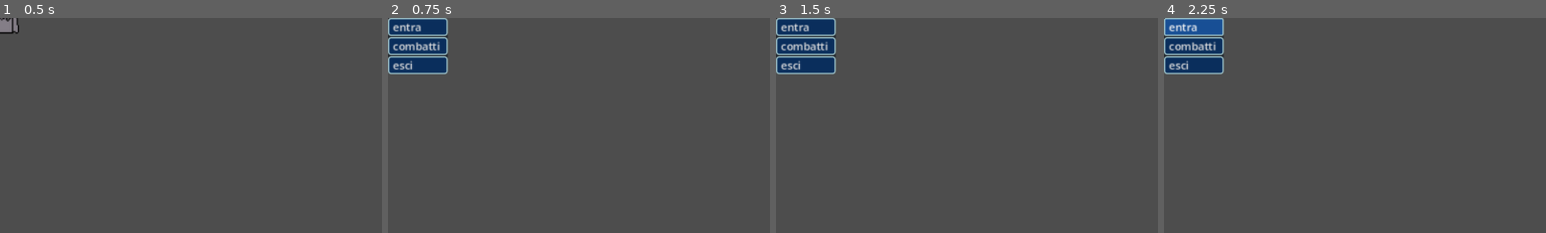
Above: before the commit, frames 1-4 (left to right).
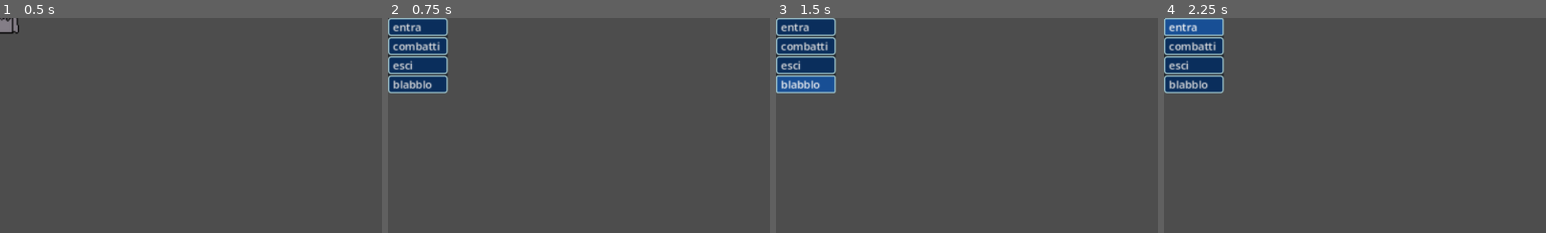
Above: after the commit, the same moments.

Repository: Fredo992/godot-project
Game: Godot game, scene res://scenes/map_object/fixed_nodes/castle_object.tscn
Two runs of this game, one before a commit and one after it. Both use one fixed random seed, a clock stepped at 60 frames per second and the inputs below. The project has no main scene, so this scene is started directly.
Inputs (mouse positions are % of the whole screen's width and height, from its top left):
- Up to frame 1 (0.5 s): no input
- Up to frame 2 (0.75 s): tap Enter at 0.5 s; drag from (0, 0) to (60, 28) at 0.52 s
- Up to frame 3 (1.5 s): click (4, 15) at 1.25 s, where only the run after the commit has a clickable "blabblo"
- Up to frame 4 (2.25 s): click "entra" at 2 s
The pictures show only the part of the screen within x 0-50%, y 0-50%; the shares and areas given below are measured in that part.

Frame 1 is identical in both runs. In frame 2, 1.4% of the frame differs, in the area x 0-16%, y 25-36%; in frame 3, 1.4%; in frame 4, 1.4%.

Commit message:
AssetLoader v1

Diff:
--- a/project.godot
+++ b/project.godot
@@ -19,6 +19,7 @@
 SpritesLoader="*uid://bo5lx67oel5hh"
 InputManager="*uid://becpnfcuy4xug"
 WorldMap="*uid://bnckkgl1h60mf"
+JsonWriter="*uid://b4m0axn51tswh"
 
 [display]
 
--- /dev/null
+++ b/resources/asset_loader/json_writer.gd
@@ -0,0 +1,93 @@
+extends Node
+
+
+# Questo è il tuo "Configuratore"
+const ASSET_CONFIG = {
+	"PNG": ".png",
+	"SCENE": ".tscn"
+}
+
+const ROOT = "res://resources"
+
+
+var directory = DirAccess.open(ROOT)
+var flagged_folder = null
+var path_dictionary: Dictionary[String, Array] = {}
+
+
+
+func is_folder_valid(file_extension):
+	if(ASSET_CONFIG.keys().has(file_extension)):
+		return ASSET_CONFIG[file_extension]
+
+
+
+var relative_path = ROOT
+
+func _ready():
+	# Iniziamo la scansione dalla root, tutto qui.
+	recursive_scan(ROOT)
+	print(path_dictionary)
+
+func recursive_scan(current_path: String):
+
+	# 1. Se già letta, fermati (Evita loop infiniti)
+	if flagged_folders.has(current_path):
+		return
+	flagged_folders.append(current_path)
+
+	# 2. Crea un pointer LOCALE (non globale!)
+	var dir = DirAccess.open(current_path)
+	if not dir: return
+
+	dir.list_dir_begin()
+	var item = dir.get_next()
+
+	while item != "":
+		if item != "." and item != "..":
+
+			var full_path = current_path.path_join(item)
+			print(full_path)
+			if dir.current_is_dir():
+				# Chiamata ricorsiva: il 'dir' corrente resta "congelato"
+				# qui finché questa funzione non finisce
+				recursive_scan(full_path)
+			else:
+				# È un file, aggiungilo al dizionario
+				if !path_dictionary.has(current_path):
+					path_dictionary[current_path] = []
+				if not item.ends_with(".import"):
+					path_dictionary[current_path].append(item)
+
+		item = dir.get_next()
+
+
+var flagged_folders = []
+
+func scan_path(path):
+	var pointer = DirAccess.open(path)
+	pointer.list_dir_begin()
+	var file_name = pointer.get_next()
+	while(file_name != ""):
+		if file_name == "." or file_name == "..":
+			file_name = pointer.get_next()
+			continue
+		if file_name.ends_with(".import"):
+			file_name = pointer.get_next()
+			continue
+
+		if (!path_dictionary.keys().has(pointer.get_current_dir())):
+			path_dictionary[pointer.get_current_dir()] = []
+
+		path_dictionary[pointer.get_current_dir()].append(file_name)
+		flagged_folders.append(pointer.get_current_dir())
+		file_name = pointer.get_next()
+
+
+
+func is_folders_finished():
+	var pointer = DirAccess.open(ROOT)
+	pointer.list_dir_begin()
+	var folder_name = pointer.get_next()
+	while(folder_name != ""):
+		folder_name = pointer.get_next()
--- a/resources/map_nodes_loader.gd
+++ b/resources/asset_loader/map_nodes_loader.gd
@@ -15,8 +15,6 @@
 	fixed_nodes = load_folder("res://scenes/map_object/fixed_nodes")
 	random_nodes = load_folder("res://scenes/map_object/random_nodes")
 
-	print({"Indirizzo logico (hash): ": hash(fixed_nodes)})
-	print("scenes from folder \"scenes/fixed_nodes\" \"scenes/random_nodes\" has been loaded ")
 
 
 func load_folder(folder_name: String) -> Dictionary:
@@ -34,5 +32,5 @@
 
 			file_name = directory.get_next()
 
-	print(scenes.keys())
+	#print(scenes.keys())
 	return scenes
--- a/resources/sprites_loader.gd
+++ b/resources/asset_loader/sprites_loader.gd
@@ -11,7 +11,6 @@
 	if(fixed_sprites.is_empty() && random_sprites.is_empty()):
 		print("sprites folders are empty!!!")
 		return
-	print("sprites from folder \"sprites/map nodes/fixed\" \"sprites/map nodes/random\" has been loaded ")
 
 
 func load_folder(folder_name: String) -> Dictionary:
--- a/scenes/battlescreen.tscn
+++ b/scenes/battle_screen/battlescreen.tscn
@@ -1,81 +1,6 @@
 [gd_scene format=4 uid="uid://ddaprcj8hgwa0"]
-
-[ext_resource type="Texture2D" uid="uid://ditxo7iv8o5hp" path="res://icon.svg" id="1_4svio"]
-
-[sub_resource type="TileSetAtlasSource" id="TileSetAtlasSource_8u258"]
-texture = ExtResource("1_4svio")
-0:0/0 = 0
-1:0/0 = 0
-2:0/0 = 0
-3:0/0 = 0
-4:0/0 = 0
-5:0/0 = 0
-6:0/0 = 0
-7:0/0 = 0
-0:1/0 = 0
-1:1/0 = 0
-2:1/0 = 0
-3:1/0 = 0
-4:1/0 = 0
-5:1/0 = 0
-6:1/0 = 0
-7:1/0 = 0
-0:2/0 = 0
-1:2/0 = 0
-2:2/0 = 0
-3:2/0 = 0
-4:2/0 = 0
-5:2/0 = 0
-6:2/0 = 0
-7:2/0 = 0
-0:3/0 = 0
-1:3/0 = 0
-2:3/0 = 0
-3:3/0 = 0
-4:3/0 = 0
-5:3/0 = 0
-6:3/0 = 0
-7:3/0 = 0
-0:4/0 = 0
-1:4/0 = 0
-2:4/0 = 0
-3:4/0 = 0
-4:4/0 = 0
-5:4/0 = 0
-6:4/0 = 0
-7:4/0 = 0
-0:5/0 = 0
-1:5/0 = 0
-2:5/0 = 0
-3:5/0 = 0
-4:5/0 = 0
-5:5/0 = 0
-6:5/0 = 0
-7:5/0 = 0
-0:6/0 = 0
-1:6/0 = 0
-2:6/0 = 0
-3:6/0 = 0
-4:6/0 = 0
-5:6/0 = 0
-6:6/0 = 0
-7:6/0 = 0
-0:7/0 = 0
-1:7/0 = 0
-2:7/0 = 0
-3:7/0 = 0
-4:7/0 = 0
-5:7/0 = 0
-6:7/0 = 0
-7:7/0 = 0
-
-[sub_resource type="TileSet" id="TileSet_yqvgx"]
-tile_shape = 3
-tile_size = Vector2i(128, 128)
-sources/0 = SubResource("TileSetAtlasSource_8u258")
 
 [node name="Battlescreen" type="Node2D" unique_id=2065180381]
 
 [node name="TileMapLayer" type="TileMapLayer" parent="." unique_id=840177695]
 tile_map_data = PackedByteArray("AAAIAAoAAAADAAMAAAAKAAsAAAADAAMAAAALAAoAAAADAAMAAAAKAAkAAAADAAMAAAALAAgAAAADAAMAAAAKAA …(129520 unchanged characters)…
-tile_set = SubResource("TileSet_yqvgx")
--- a/scenes/map_object/fixed_nodes/castl_object.gd
+++ b/scenes/map_object/fixed_nodes/castl_object.gd
@@ -8,4 +8,5 @@
 	"entra": func(): print("sono entrato al castello "),
 	"combatti ": func(): print("stai combattendo il re matto"),
 	"esci": func(): print("sono uscito dal castello "),
+	"blabblo": func(): print("questa è la funzione nuova")
 })
Not shown, added: resources/asset_loader/json_writer.gd.uid
Renamed: resources/map_nodes_loader.gd.uid -> resources/asset_loader/map_nodes_loader.gd.uid
Renamed: resources/sprites_loader.gd.uid -> resources/asset_loader/sprites_loader.gd.uid
